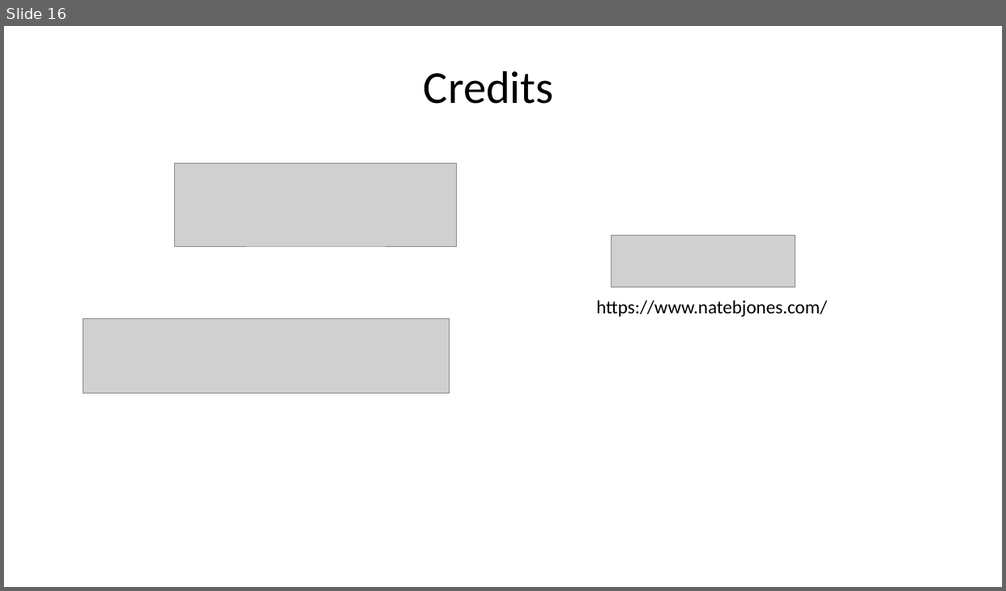
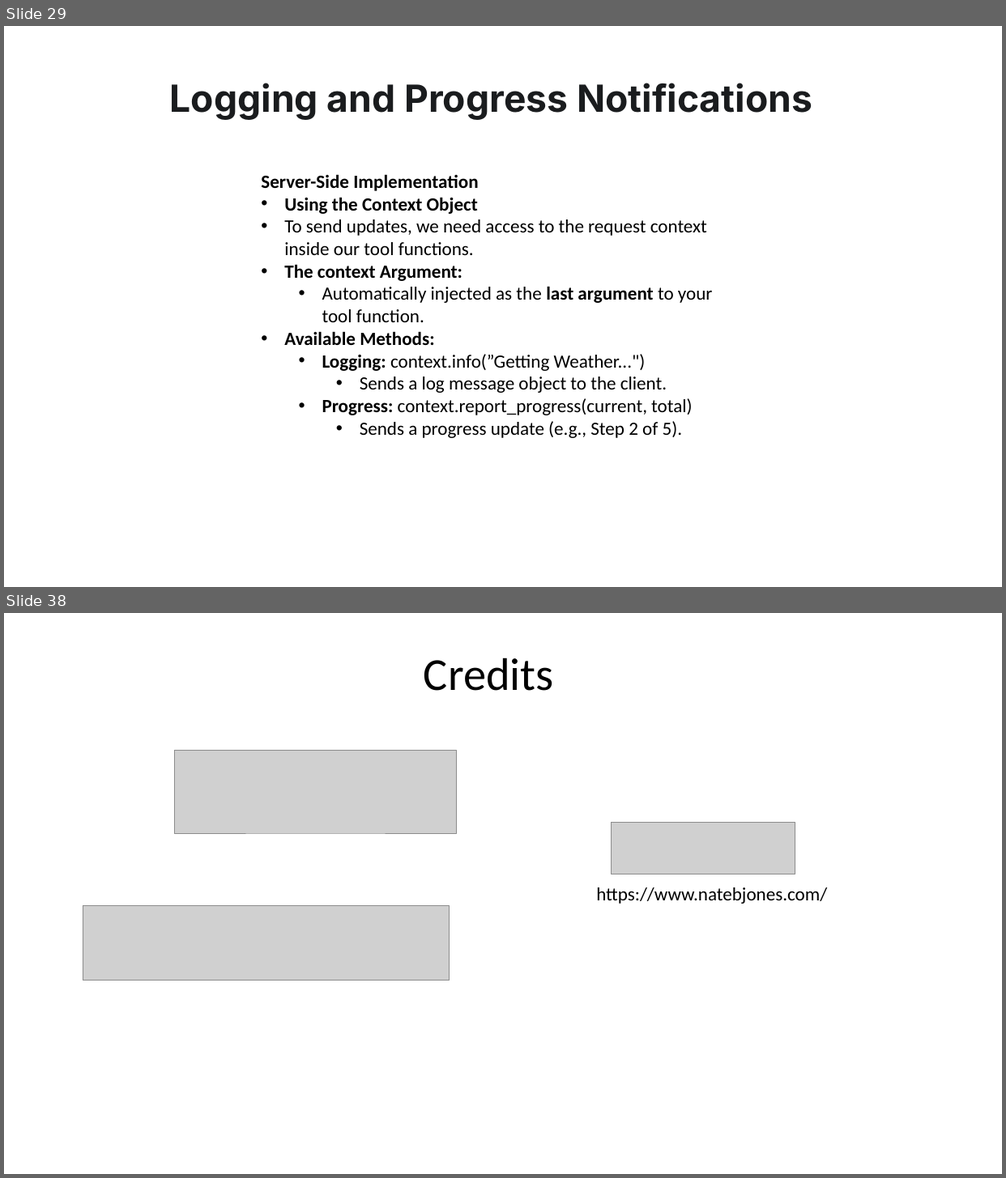
Before and after one commit to tniccum21/LLM_Class, a slide deck: Week10/Week10.pptx. Shown one above the other, each under a label of ours: slide 16 before the commit, slides 29 and 38 after it; the slides between them are not shown. The pictures are 1006x591 and 1006x1178 pixels, drawn with LibreOffice and Linux fonts; fonts in the diff are those of the drawing; grey boxes stand for pictures; background and template pictures are left out. Boxes give left, top, right and bottom in pixels: in the first picture for what was removed or moved away, otherwise in the second. Text is boxed around its words. In the diff, an @@ line names an element or a change of style, - is before the commit and + after.

```diff
--- a/Week10/Week10.pptx
+++ b/Week10/Week10.pptx
@@ slide 29 added at (4,26,1002,587), background picture (left out) @@
@@ text added at (170,83,812,120), 36 pt, text #1A1C1E, bold @@
+Logging and Progress Notifications
@@ text added at (261,174,713,438), 18 pt, text #000000 @@
+Server-Side Implementation
+• Using the Context Object
+• To send updates, we need access to the request context inside our tool functions.
+• The context Argument:
+  • Automatically injected as the last argument to your tool function.
+• Available Methods:
+  • Logging: context.info(”Getting Weather...")
+    • Sends a log message object to the client.
+  • Progress: context.report_progress(current, total)
+    • Sends a progress update (e.g., Step 2 of 5).
@@ what was slide 16 is now slide 38 @@
```
Also in this commit, not shown: 1 slide changed, 32 other slides added, 11 slides removed, 11 other files.
